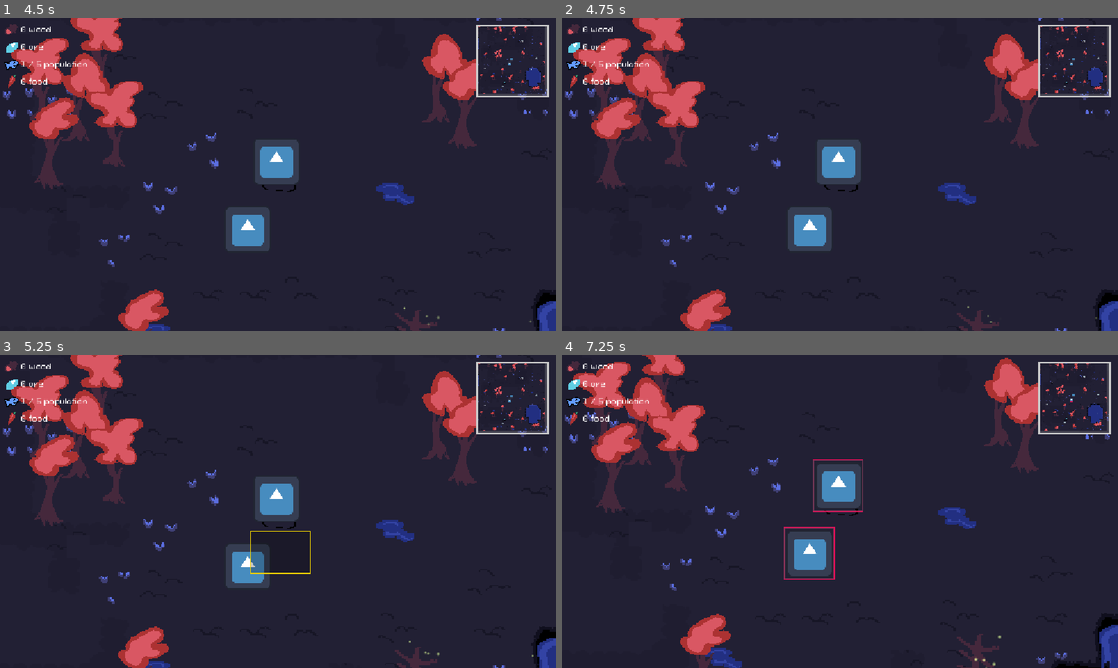
Above: before the commit, frames 1-4 (two rows, left to right).
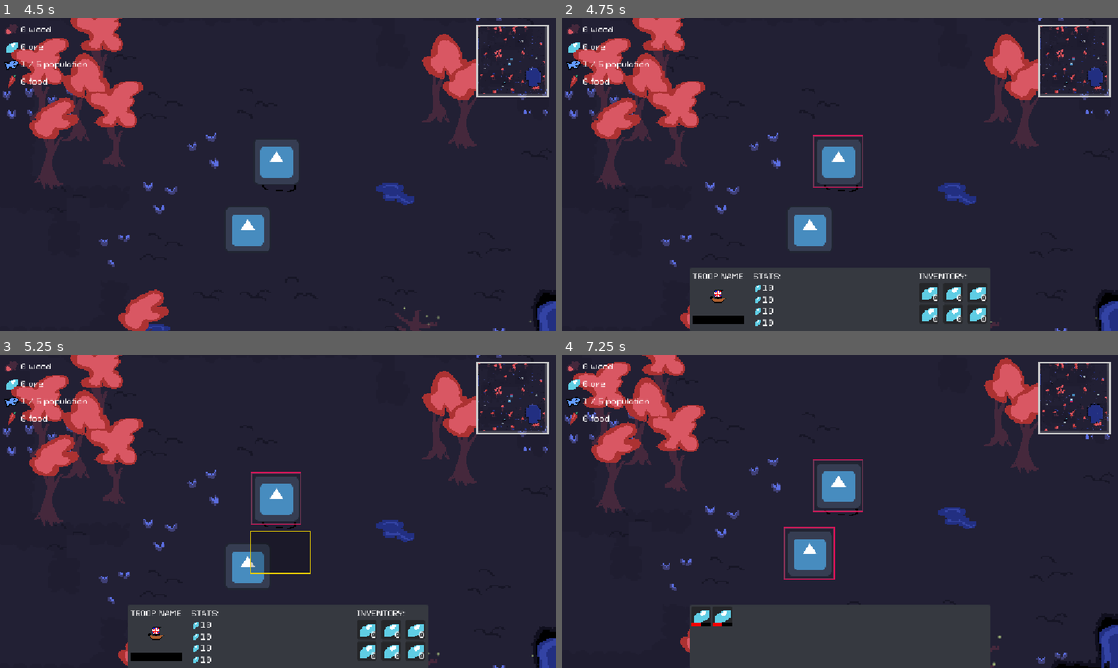
Above: after the commit, the same moments.

Repository: CIlie23/Untitled-MicroJam68-Game
Game: Godot game, scene res://src/ui/menus/main_menu.tscn
Same seed, same stepped clock (60 frames per second), same inputs: the game is played once before the commit and once after it. The engine's default icon, where the game draws it, is replaced by a stand-in: a white triangle on a blue panel in a dark square. Sound files missing from this copy of the repository are replaced by a short silence.
Inputs (mouse positions are in pixels of both pictures, inside the frame that each line leads up to):
- Up to frame 1 (4.5 s): click "PLAY" at 0.5 s; tap Enter at 1.25 s; drag from (239, 246) to (517, 121) at 1.27 s; drag from (278, 187) to (517, 121) at 2.02 s; click "Yes" at 2.75 s; click "No" at 3.5 s; tap Space at 4.25 s; move the mouse to (278, 158) at 4.27 s; hold D from 4.28 s (still down); tap Mouse wheel down (WheelDown) at 4.35 s; click (278, 158) at 4.42 s
- Up to frame 2 (4.75 s): keep holding D
- Up to frame 3 (5.25 s): release D at 5 s; tap Enter at 5 s; drag from (250, 574) to (433, 445) at 5.02 s
- Up to frame 4 (7.25 s): move the mouse to (1006, 558) at 5.77 s; hold A 5.78-6.5 s; tap Down (camera_down) at 5.85 s; tap Space at 6.5 s; drag from (673, 464) to (979, 667) at 6.52 s

Frame 1 is identical in both runs. In frame 2, 10% of the frame differs, in the area x 23-93%, y 12-100%; in frame 3, 10%; in frame 4, 10%, in the area x 23-77%, y 79-100%.

Commit message:
Inventory + troopSlot + portrait mockup

Diff:
--- a/src/levels/world.gd
+++ b/src/levels/world.gd
@@ -96,6 +96,9 @@
 var units = []
 var cluster_centers: Array[Vector2] = []
 
+# Roughly the unit's 139x143 collision box, so a click on the sprite counts as a hit.
+const CLICK_PICK_RADIUS := 80.0
+
 func _ready() -> void:
 	Global.reset()
 	generate_map()
@@ -429,6 +432,10 @@
 func _on_camera_area_selected(object) -> void:
 	var start = object.start
 	var end = object.end
+	if start.is_equal_approx(end):
+		# A click, not a drag: pick one unit instead of scanning an area.
+		select_unit_at(start)
+		return
 	var area = []
 	area.append(Vector2(min(start.x, end.x), min (start.y, end.y)))
 	area.append(Vector2(max(start.x, end.x), max(start.y, end.y)))
@@ -438,6 +445,18 @@
 	for u in ut:
 		u.set_selected(!u.selected)
 
+# Nearest unit within CLICK_PICK_RADIUS of the click, or nothing if the click missed.
+func select_unit_at(point: Vector2) -> void:
+	var picked = null
+	var best := CLICK_PICK_RADIUS
+	for unit in units:
+		var distance = unit.position.distance_to(point)
+		if distance <= best:
+			best = distance
+			picked = unit
+	for unit in units:
+		unit.set_selected(unit == picked)
+
 func get_units_in_area(area):
 	var u = []
 	for unit in units:
--- /dev/null
+++ b/src/ui/hud/buildings/thHud/thHud.tscn
@@ -0,0 +1,98 @@
+[gd_scene format=3 uid="uid://xyxeom3ddygd"]
+
+[ext_resource type="Texture2D" uid="uid://brv316f1j0j4f" path="res://assets/textures/menu/british.png" id="1_yg5oy"]
+[ext_resource type="Texture2D" uid="uid://cms1rjk3w7sjd" path="res://assets/textures/ui/ui_ore.png" id="2_gwkay"]
+
+[sub_resource type="StyleBoxFlat" id="StyleBoxFlat_tuxs4"]
+bg_color = Color(0.20996031, 0.22353527, 0.25253984, 1)
+border_color = Color(0, 0, 0, 1)
+corner_radius_top_left = 3
+corner_radius_top_right = 3
+corner_radius_bottom_right = 3
+corner_radius_bottom_left = 3
+
+[sub_resource type="StyleBoxFlat" id="StyleBoxFlat_n53xk"]
+bg_color = Color(0, 0, 0, 1)
+
+[sub_resource type="StyleBoxFlat" id="StyleBoxFlat_sd4fx"]
+bg_color = Color(1, 0, 0.16470589, 1)
+
+[node name="unitPortrait" type="CanvasLayer" unique_id=447086382]
+
+[node name="Panel" type="Panel" parent="." unique_id=1962666542]
+anchors_preset = 7
+anchor_left = 0.5
+anchor_top = 1.0
+anchor_right = 0.5
+anchor_bottom = 1.0
+offset_left = -311.25
+offset_top = -130.0
+offset_right = 311.25
+grow_horizontal = 2
+grow_vertical = 0
+theme_override_styles/panel = SubResource("StyleBoxFlat_tuxs4")
+
+[node name="Container" type="HBoxContainer" parent="Panel" unique_id=1325739064]
+layout_mode = 1
+anchors_preset = 7
+anchor_left = 0.5
+anchor_top = 1.0
+anchor_right = 0.5
+anchor_bottom = 1.0
+offset_left = -305.0
+offset_top = -123.0
+offset_right = 299.0
+offset_bottom = -7.0
+grow_horizontal = 2
+grow_vertical = 0
+theme_override_constants/separation = 20
+
+[node name="troopInfo" type="VBoxContainer" parent="Panel/Container" unique_id=149775780]
+layout_mode = 2
+
+[node name="Label" type="Label" parent="Panel/Container/troopInfo" unique_id=1250591017]
+layout_mode = 2
+text = "TOWN HALL"
+
+[node name="TextureRect" type="TextureRect" parent="Panel/Container/troopInfo" unique_id=51831561]
+custom_minimum_size = Vector2(64, 64)
+custom_maximum_size = Vector2(64, 64)
+layout_mode = 2
+size_flags_horizontal = 4
+texture = ExtResource("1_yg5oy")
+
+[node name="ProgressBar" type="ProgressBar" parent="Panel/Container/troopInfo" unique_id=984992844]
+custom_minimum_size = Vector2(16, 16)
+layout_mode = 2
+theme_override_styles/background = SubResource("StyleBoxFlat_n53xk")
+theme_override_styles/fill = SubResource("StyleBoxFlat_sd4fx")
+show_percentage = false
+
+[node name="statsContainer" type="VBoxContainer" parent="Panel/Container" unique_id=2030943978]
+layout_mode = 2
+
+[node name="Label" type="Label" parent="Panel/Container/statsContainer" unique_id=1027413146]
+layout_mode = 2
+text = "STATS:"
+
+[node name="Health" type="HBoxContainer" parent="Panel/Container/statsContainer" unique_id=627801096]
+layout_mode = 2
+
+[node name="TextureRect" type="TextureRect" parent="Panel/Container/statsContainer/Health" unique_id=56626511]
+layout_mode = 2
+texture = ExtResource("2_gwkay")
+
+[node name="Label" type="Label" parent="Panel/Container/statsContainer/Health" unique_id=1765120081]
+layout_mode = 2
+text = "10"
+
+[node name="Defense" type="HBoxContainer" parent="Panel/Container/statsContainer" unique_id=306973371]
+layout_mode = 2
+
+[node name="TextureRect" type="TextureRect" parent="Panel/Container/statsContainer/Defense" unique_id=2136058872]
+layout_mode = 2
+texture = ExtResource("2_gwkay")
+
+[node name="Label" type="Label" parent="Panel/Container/statsContainer/Defense" unique_id=898646763]
+layout_mode = 2
+text = "10"
--- /dev/null
+++ b/src/ui/hud/inventory/inventory_slot.tscn
@@ -0,0 +1,39 @@
+[gd_scene format=3 uid="uid://68r1vwxlkfep"]
+
+[ext_resource type="Texture2D" uid="uid://cms1rjk3w7sjd" path="res://assets/textures/ui/ui_ore.png" id="1_bu3mw"]
+
+[node name="inventorySlot" type="Control" unique_id=937816461]
+custom_minimum_size = Vector2(40, 40)
+custom_maximum_size = Vector2(40, 40)
+layout_mode = 3
+anchors_preset = 0
+offset_right = 47.0
+offset_bottom = 46.0
+
+[node name="Panel" type="Panel" parent="." unique_id=1147237953]
+layout_mode = 0
+offset_right = 40.0
+offset_bottom = 40.0
+
+[node name="itemPortrait" type="TextureRect" parent="." unique_id=1294694394]
+custom_minimum_size = Vector2(40, 40)
+custom_maximum_size = Vector2(40, 40)
+layout_mode = 0
+offset_right = 40.0
+offset_bottom = 40.0
+texture = ExtResource("1_bu3mw")
+
+[node name="countLabel" type="Label" parent="." unique_id=410063800]
+layout_mode = 1
+anchors_preset = 3
+anchor_left = 1.0
+anchor_top = 1.0
+anchor_right = 1.0
+anchor_bottom = 1.0
+offset_left = -47.0
+offset_top = -46.0
+grow_horizontal = 0
+grow_vertical = 0
+text = "0"
+horizontal_alignment = 2
+vertical_alignment = 2
--- /dev/null
+++ b/src/ui/hud/portrait/multipleUnit/multipleSelected.tscn
@@ -0,0 +1,53 @@
+[gd_scene format=3 uid="uid://bd2rkok8kys5x"]
+
+[sub_resource type="StyleBoxFlat" id="StyleBoxFlat_tuxs4"]
+bg_color = Color(0.20996031, 0.22353527, 0.25253984, 1)
+border_color = Color(0, 0, 0, 1)
+corner_radius_top_left = 3
+corner_radius_top_right = 3
+corner_radius_bottom_right = 3
+corner_radius_bottom_left = 3
+
+[node name="multipleSelected" type="CanvasLayer" unique_id=447086382]
+
+[node name="Panel" type="Panel" parent="." unique_id=1962666542]
+anchors_preset = 7
+anchor_left = 0.5
+anchor_top = 1.0
+anchor_right = 0.5
+anchor_bottom = 1.0
+offset_left = -311.25
+offset_top = -130.0
+offset_right = 311.25
+grow_horizontal = 2
+grow_vertical = 0
+theme_override_styles/panel = SubResource("StyleBoxFlat_tuxs4")
+
+[node name="Button" type="Button" parent="Panel" unique_id=296072915]
+visible = false
+custom_minimum_size = Vector2(32, 32)
+custom_maximum_size = Vector2(32, 32)
+layout_mode = 1
+anchors_preset = 1
+anchor_left = 1.0
+anchor_right = 1.0
+offset_left = -32.0
+offset_bottom = 32.0
+grow_horizontal = 0
+text = "X"
+
+[node name="MarginContainer" type="MarginContainer" parent="Panel" unique_id=1921429834]
+layout_mode = 1
+anchors_preset = 15
+anchor_right = 1.0
+anchor_bottom = 1.0
+grow_horizontal = 2
+grow_vertical = 2
+theme_override_constants/margin_left = 3
+theme_override_constants/margin_top = 3
+theme_override_constants/margin_right = 3
+theme_override_constants/margin_bottom = 3
+
+[node name="GridContainer" type="GridContainer" parent="Panel/MarginContainer" unique_id=1838685066]
+layout_mode = 2
+columns = 14
--- /dev/null
+++ b/src/ui/hud/portrait/troopSlot/troopSlot.tscn
@@ -0,0 +1,40 @@
+[gd_scene format=3 uid="uid://bijwatt07ghjt"]
+
+[ext_resource type="Texture2D" uid="uid://cms1rjk3w7sjd" path="res://assets/textures/ui/ui_ore.png" id="1_e2u3j"]
+
+[sub_resource type="StyleBoxFlat" id="StyleBoxFlat_fqy7p"]
+bg_color = Color(0, 0, 0, 1)
+
+[sub_resource type="StyleBoxFlat" id="StyleBoxFlat_rtxm7"]
+bg_color = Color(0.9529412, 0, 0, 1)
+
+[node name="troopSlot" type="Control" unique_id=937816461]
+custom_minimum_size = Vector2(40, 40)
+custom_maximum_size = Vector2(40, 40)
+layout_mode = 3
+anchors_preset = 0
+offset_right = 47.0
+offset_bottom = 46.0
+
+[node name="Panel" type="Panel" parent="." unique_id=1147237953]
+layout_mode = 0
+offset_right = 40.0
+offset_bottom = 40.0
+
+[node name="itemPortrait" type="TextureRect" parent="." unique_id=1294694394]
+custom_minimum_size = Vector2(40, 40)
+custom_maximum_size = Vector2(40, 40)
+layout_mode = 0
+offset_right = 40.0
+offset_bottom = 40.0
+texture = ExtResource("1_e2u3j")
+
+[node name="troopHealth" type="ProgressBar" parent="." unique_id=501351710]
+layout_mode = 0
+offset_top = 33.0
+offset_right = 40.0
+offset_bottom = 40.0
+theme_override_styles/background = SubResource("StyleBoxFlat_fqy7p")
+theme_override_styles/fill = SubResource("StyleBoxFlat_rtxm7")
+value = 50.0
+show_percentage = false
--- a/src/ui/hud/portrait/unit_portrait.tscn
+++ b/src/ui/hud/portrait/unit_portrait.tscn
@@ -1,6 +1,24 @@
 [gd_scene format=3 uid="uid://rlxao1mjuim8"]
 
-[node name="CanvasLayer" type="CanvasLayer" unique_id=447086382]
+[ext_resource type="Texture2D" uid="uid://brv316f1j0j4f" path="res://assets/textures/menu/british.png" id="1_sd4fx"]
+[ext_resource type="Texture2D" uid="uid://cms1rjk3w7sjd" path="res://assets/textures/ui/ui_ore.png" id="2_n53xk"]
+[ext_resource type="PackedScene" uid="uid://68r1vwxlkfep" path="res://src/ui/hud/inventory/inventory_slot.tscn" id="3_tuxs4"]
+
+[sub_resource type="StyleBoxFlat" id="StyleBoxFlat_tuxs4"]
+bg_color = Color(0.20996031, 0.22353527, 0.25253984, 1)
+border_color = Color(0, 0, 0, 1)
+corner_radius_top_left = 3
+corner_radius_top_right = 3
+corner_radius_bottom_right = 3
+corner_radius_bottom_left = 3
+
+[sub_resource type="StyleBoxFlat" id="StyleBoxFlat_n53xk"]
+bg_color = Color(0, 0, 0, 1)
+
+[sub_resource type="StyleBoxFlat" id="StyleBoxFlat_sd4fx"]
+bg_color = Color(1, 0, 0.16470589, 1)
+
+[node name="unitPortrait" type="CanvasLayer" unique_id=447086382]
 
 [node name="Panel" type="Panel" parent="." unique_id=1962666542]
 anchors_preset = 7
@@ -9,29 +27,141 @@
 anchor_right = 0.5
 anchor_bottom = 1.0
 offset_left = -311.25
-offset_top = -109.0
+offset_top = -130.0
 offset_right = 311.25
 grow_horizontal = 2
 grow_vertical = 0
+theme_override_styles/panel = SubResource("StyleBoxFlat_tuxs4")
 
-[node name="Label" type="Label" parent="." unique_id=1250591017]
-offset_right = 40.0
-offset_bottom = 20.0
-
-[node name="ProgressBar" type="ProgressBar" parent="." unique_id=984992844]
-offset_right = 4.0
-offset_bottom = 24.0
-
-[node name="TextureRect" type="TextureRect" parent="." unique_id=51831561]
-custom_minimum_size = Vector2(128, 128)
+[node name="Container" type="HBoxContainer" parent="Panel" unique_id=1325739064]
+layout_mode = 1
 anchors_preset = 7
 anchor_left = 0.5
 anchor_top = 1.0
 anchor_right = 0.5
 anchor_bottom = 1.0
-offset_left = -309.0
-offset_top = -127.0
-offset_right = -181.0
-offset_bottom = 1.0
+offset_left = -305.0
+offset_top = -123.0
+offset_right = 299.0
+offset_bottom = -7.0
 grow_horizontal = 2
 grow_vertical = 0
+theme_override_constants/separation = 20
+
+[node name="troopInfo" type="VBoxContainer" parent="Panel/Container" unique_id=149775780]
+layout_mode = 2
+
+[node name="Label" type="Label" parent="Panel/Container/troopInfo" unique_id=1250591017]
+layout_mode = 2
+text = "TROOP NAME"
+
+[node name="TextureRect" type="TextureRect" parent="Panel/Container/troopInfo" unique_id=51831561]
+custom_minimum_size = Vector2(64, 64)
+custom_maximum_size = Vector2(64, 64)
+layout_mode = 2
+size_flags_horizontal = 4
+texture = ExtResource("1_sd4fx")
+
+[node name="ProgressBar" type="ProgressBar" parent="Panel/Container/troopInfo" unique_id=984992844]
+custom_minimum_size = Vector2(16, 16)
+layout_mode = 2
+theme_override_styles/background = SubResource("StyleBoxFlat_n53xk")
+theme_override_styles/fill = SubResource("StyleBoxFlat_sd4fx")
+show_percentage = false
+
+[node name="statsContainer" type="VBoxContainer" parent="Panel/Container" unique_id=2030943978]
+layout_mode = 2
+alignment = 1
+
+[node name="Label" type="Label" parent="Panel/Container/statsContainer" unique_id=1027413146]
+layout_mode = 2
+text = "STATS:"
+
+[node name="Health" type="HBoxContainer" parent="Panel/Container/statsContainer" unique_id=627801096]
+layout_mode = 2
+
+[node name="TextureRect" type="TextureRect" parent="Panel/Container/statsContainer/Health" unique_id=56626511]
+layout_mode = 2
+texture = ExtResource("2_n53xk")
+
+[node name="Label" type="Label" parent="Panel/Container/statsContainer/Health" unique_id=1765120081]
+layout_mode = 2
+text = "10"
+
+[node name="Attack" type="HBoxContainer" parent="Panel/Container/statsContainer" unique_id=1247937637]
+layout_mode = 2
+
+[node name="TextureRect" type="TextureRect" parent="Panel/Container/statsContainer/Attack" unique_id=135807746]
+layout_mode = 2
+texture = ExtResource("2_n53xk")
+
+[node name="Label" type="Label" parent="Panel/Container/statsContainer/Attack" unique_id=1136843504]
+layout_mode = 2
+text = "10"
+
+[node name="Speed" type="HBoxContainer" parent="Panel/Container/statsContainer" unique_id=1732328611]
+layout_mode = 2
+
+[node name="TextureRect" type="TextureRect" parent="Panel/Container/statsContainer/Speed" unique_id=755458565]
+layout_mode = 2
+texture = ExtResource("2_n53xk")
+
+[node name="Label" type="Label" parent="Panel/Container/statsContainer/Speed" unique_id=186605550]
+layout_mode = 2
+text = "10"
+
+[node name="Defense" type="HBoxContainer" parent="Panel/Container/statsContainer" unique_id=306973371]
+layout_mode = 2
+
+[node name="TextureRect" type="TextureRect" parent="Panel/Container/statsContainer/Defense" unique_id=2136058872]
+layout_mode = 2
+texture = ExtResource("2_n53xk")
+
+[node name="Label" type="Label" parent="Panel/Container/statsContainer/Defense" unique_id=898646763]
+layout_mode = 2
+text = "10"
+
+[node name="Inventory" type="VBoxContainer" parent="Panel" unique_id=518218221]
+layout_mode = 1
+anchors_preset = 6
+anchor_left = 1.0
+anchor_top = 0.5
+anchor_right = 1.0
+anchor_bottom = 0.5
+offset_left = -148.0
+offset_top = -58.0
+offset_right = -8.0
+offset_bottom = 58.0
+grow_horizontal = 0
+grow_vertical = 2
+size_flags_horizontal = 0
+
+[node name="Label" type="Label" parent="Panel/Inventory" unique_id=972506172]
+layout_mode = 2
+text = "INVENTORY:"
+
+[node name="HBoxContainer2" type="HBoxContainer" parent="Panel/Inventory" unique_id=546291146]
+layout_mode = 2
+theme_override_constants/separation = 10
+
+[node name="inventorySlot" parent="Panel/Inventory/HBoxContainer2" unique_id=937816461 instance=ExtResource("3_tuxs4")]
+layout_mode = 2
+
+[node name="inventorySlot2" parent="Panel/Inventory/HBoxContainer2" unique_id=927522862 instance=ExtResource("3_tuxs4")]
+layout_mode = 2
+
+[node name="inventorySlot3" parent="Panel/Inventory/HBoxContainer2" unique_id=1629416848 instance=ExtResource("3_tuxs4")]
+layout_mode = 2
+
+[node name="HBoxContainer3" type="HBoxContainer" parent="Panel/Inventory" unique_id=356692881]
+layout_mode = 2
+theme_override_constants/separation = 10
+
+[node name="inventorySlot" parent="Panel/Inventory/HBoxContainer3" unique_id=1385452126 instance=ExtResource("3_tuxs4")]
+layout_mode = 2
+
+[node name="inventorySlot2" parent="Panel/Inventory/HBoxContainer3" unique_id=1068068039 instance=ExtResource("3_tuxs4")]
+layout_mode = 2
+
+[node name="inventorySlot3" parent="Panel/Inventory/HBoxContainer3" unique_id=629363797 instance=ExtResource("3_tuxs4")]
+layout_mode = 2
--- a/src/ui/hud/ui.gd
+++ b/src/ui/hud/ui.gd
@@ -1,10 +1,17 @@
 extends Node
+
+const TROOP_SLOT := preload("res://src/ui/hud/portrait/troopSlot/troopSlot.tscn")
 
 @onready var label: Label = $Label
 @onready var label_wood: Label = $VBoxContainer/Wood/Label2
 @onready var label_mineral: Label = $VBoxContainer/Mineral/Label2
 @onready var label_populus: Label = $VBoxContainer/Populus/Label2
 @onready var label_food: Label = $VBoxContainer/Food/Label2
+@onready var portrait: CanvasLayer = $UnitPortrait
+@onready var multiple: CanvasLayer = $MultipleSelected
+@onready var slot_grid: GridContainer = $MultipleSelected/Panel/MarginContainer/GridContainer
+
+var _shown: Array = []
 
 # Called when the node enters the scene tree for the first time.
 func _ready() -> void:
@@ -17,3 +24,26 @@
 	label_mineral.text = str(Global.Minerals) + " ore"
 	label_populus.text = str(Global.populus) + " / " + str(Global.maxPopulus) + " population"
 	label_food.text = str(Global.coin) + " food"
+
+	var selected := _selected_units()
+	portrait.visible = selected.size() == 1
+	multiple.visible = selected.size() > 1
+	# Rebuild only when the selection itself changed, not every frame.
+	if selected != _shown:
+		_shown = selected
+		_fill_slots(selected)
+
+func _selected_units() -> Array:
+	var selected := []
+	for unit in get_tree().get_nodes_in_group("unit"):
+		if unit.get("selected"):
+			selected.append(unit)
+	return selected
+
+# One troopSlot per selected troop.
+func _fill_slots(units: Array) -> void:
+	for slot in slot_grid.get_children():
+		slot_grid.remove_child(slot)
+		slot.queue_free()
+	for unit in units:
+		slot_grid.add_child(TROOP_SLOT.instantiate())
--- a/src/ui/hud/ui.tscn
+++ b/src/ui/hud/ui.tscn
@@ -6,6 +6,8 @@
 [ext_resource type="Texture2D" uid="uid://cms1rjk3w7sjd" path="res://assets/textures/ui/ui_ore.png" id="4_q5lr7"]
 [ext_resource type="Texture2D" uid="uid://boawgncfvuuq6" path="res://assets/textures/ui/ui_populus.png" id="5_ltawx"]
 [ext_resource type="Texture2D" uid="uid://btjb441qdr2n4" path="res://assets/textures/ui/up_food.png" id="6_krukd"]
+[ext_resource type="PackedScene" uid="uid://rlxao1mjuim8" path="res://src/ui/hud/portrait/unit_portrait.tscn" id="7_prt"]
+[ext_resource type="PackedScene" uid="uid://bd2rkok8kys5x" path="res://src/ui/hud/portrait/multipleUnit/multipleSelected.tscn" id="8_mult"]
 
 [sub_resource type="StyleBoxFlat" id="StyleBoxFlat_bepx4"]
 bg_color = Color(0, 0, 0, 0.21176471)
@@ -96,3 +98,9 @@
 [node name="Label2" type="Label" parent="VBoxContainer/Food" unique_id=336218955]
 layout_mode = 2
 text = "0 food"
+
+[node name="UnitPortrait" parent="." instance=ExtResource("7_prt")]
+visible = false
+
+[node name="MultipleSelected" parent="." instance=ExtResource("8_mult")]
+visible = false
